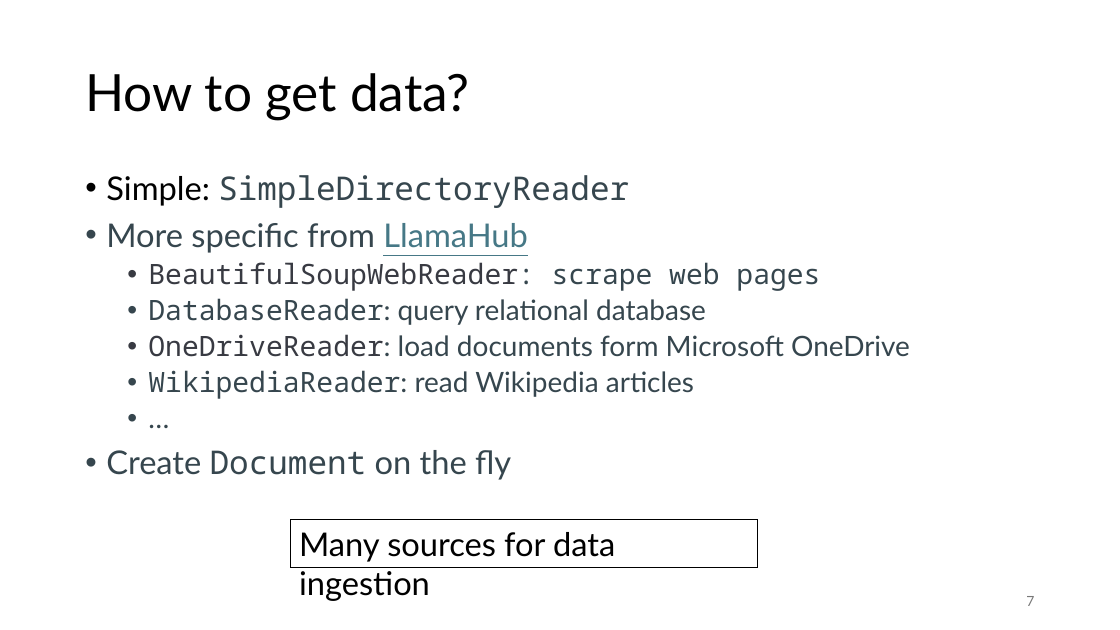
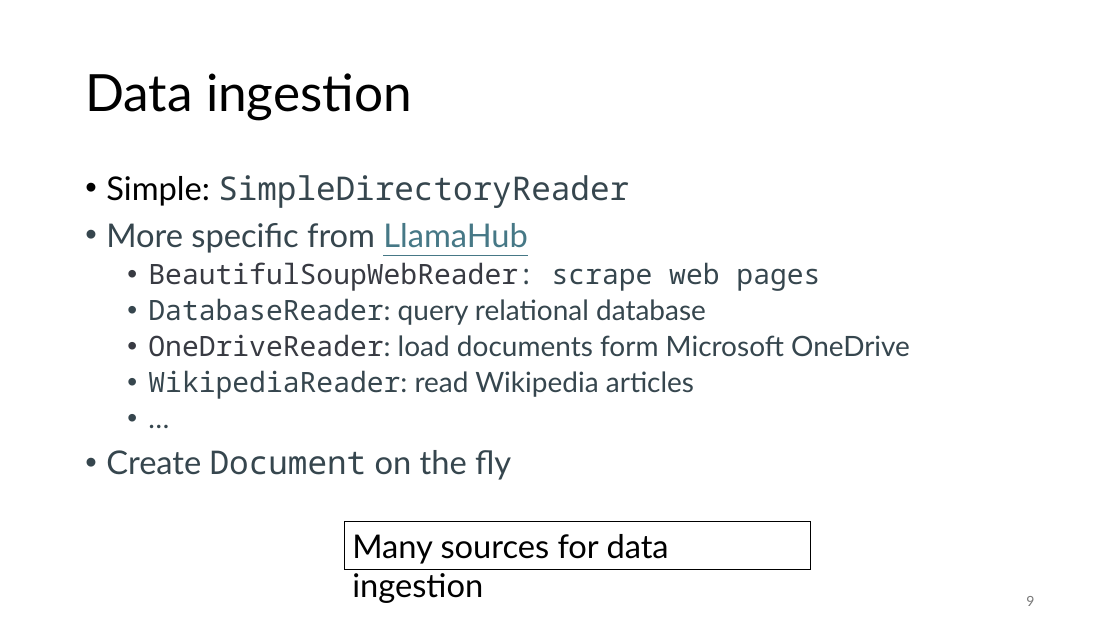
Before and after one commit to gjbex/Deploying-LLMs-locally, a slide deck: slide 9 of local_LLMs.pptx (slide 7 before the commit). Drawn at 1120x630 pixels with LibreOffice and Linux fonts; fonts in the diff are those of the drawing. Boxes give left, top, right and bottom in pixels: in the first picture for what was removed or moved away, otherwise in the second. Text is boxed around its words. In the diff, an @@ line names an element or a change of style, - is before the commit and + after.

Commit message:
Add RAG slides

```diff
--- a/local_LLMs.pptx
+++ b/local_LLMs.pptx
@@ title at [85,73,412,120]: text changed @@
-How to get data?
+Data ingestion
@@ rectangle "Many sources for data ingestion": place and size @@
-rectangle "Many sources for data ingestion" at [291,519,758,567]
+rectangle "Many sources for data ingestion" at [344,521,812,569]
@@ page number at [1026,596,1034,606]: text changed @@
-7
+9
```
Also in this commit, not shown: 1 other slide changed, 8 slides added, 1 slide removed.
